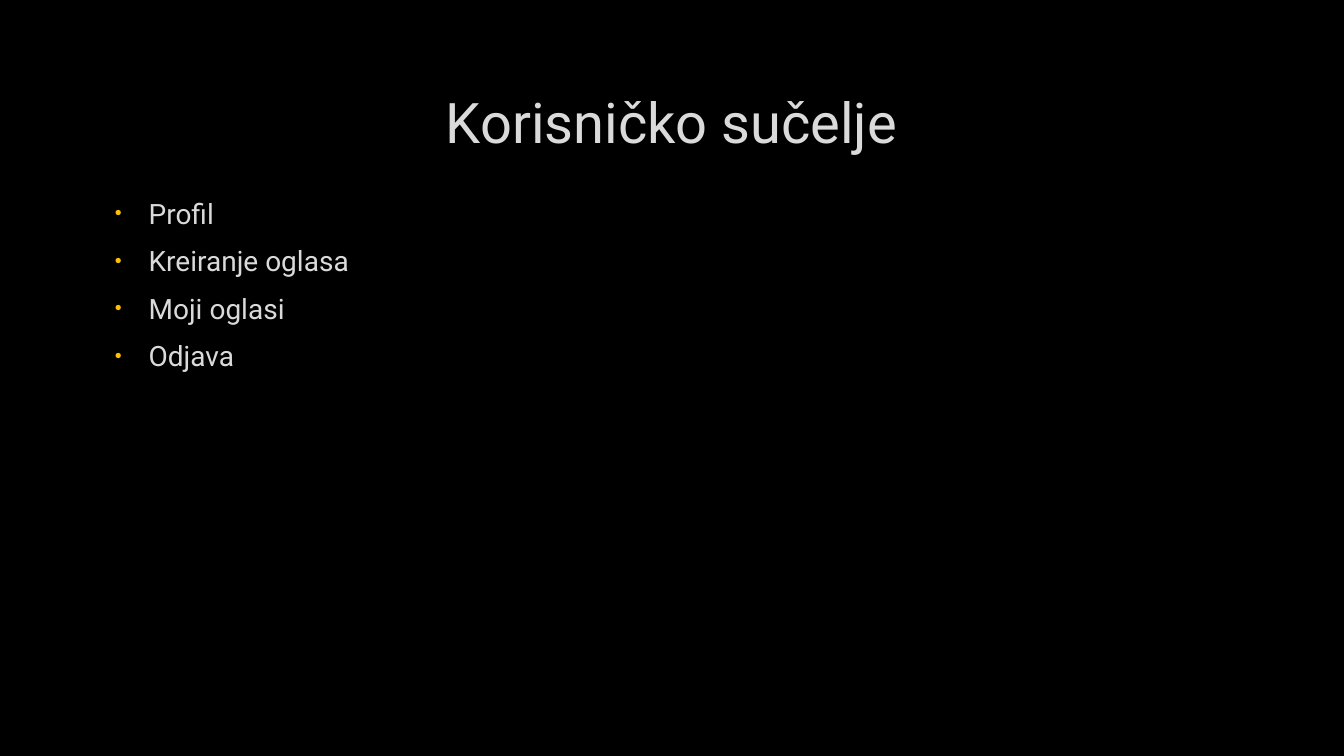
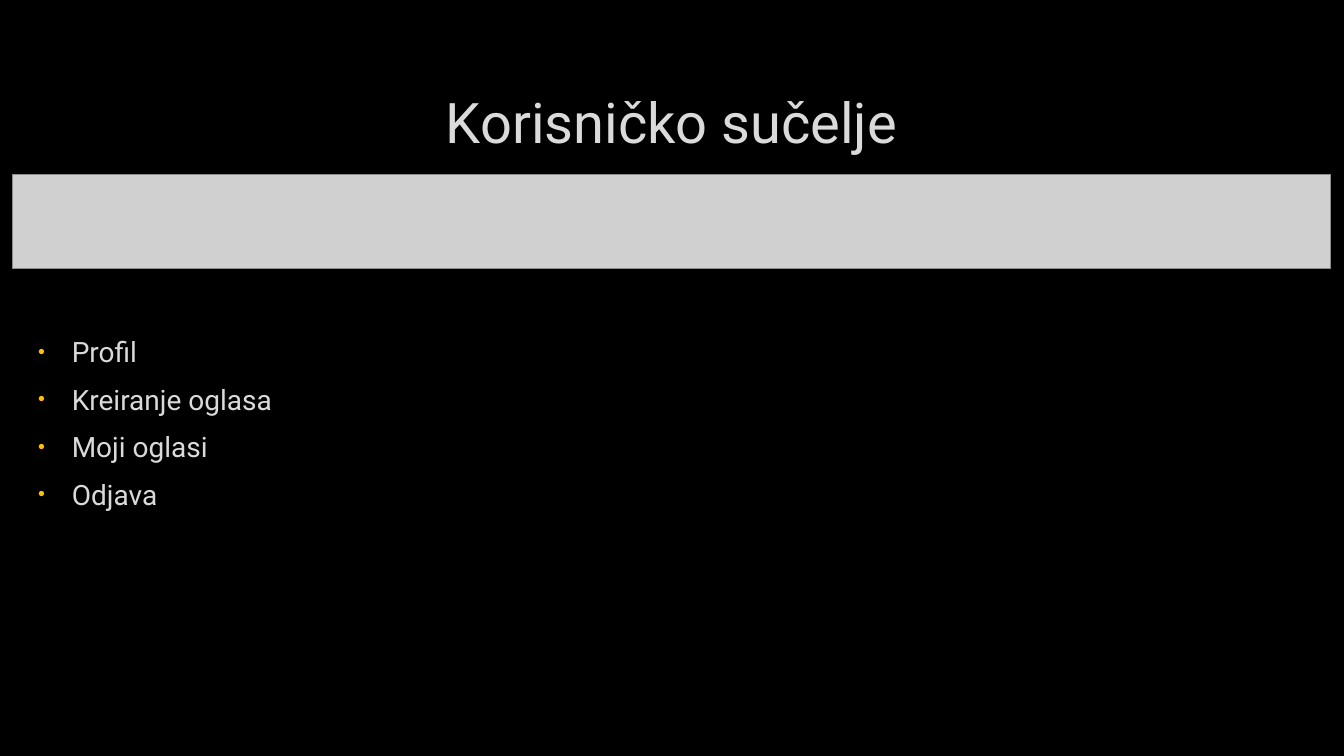
Before and after one commit to ararune/stproprint, a slide deck: slide 11 of Prezentacija.pptx. Drawn at 1344x756 pixels with LibreOffice and Linux fonts; fonts in the diff are those of the drawing; grey boxes stand for pictures; background and template pictures are left out. Boxes give left, top, right and bottom in pixels: in the first picture for what was removed or moved away, otherwise in the second. Text is boxed around its words. In the diff, an @@ line names an element or a change of style, - is before the commit and + after.

```diff
--- a/Prezentacija.pptx
+++ b/Prezentacija.pptx
@@ picture added at [12, 174, 1331, 268] @@
@@ text "Profil": place and size @@
-text "Profil" at [149, 202, 348, 372]
+text "Profil" at [72, 340, 271, 511]
```
Also in this commit, not shown: 5 other slides changed.
